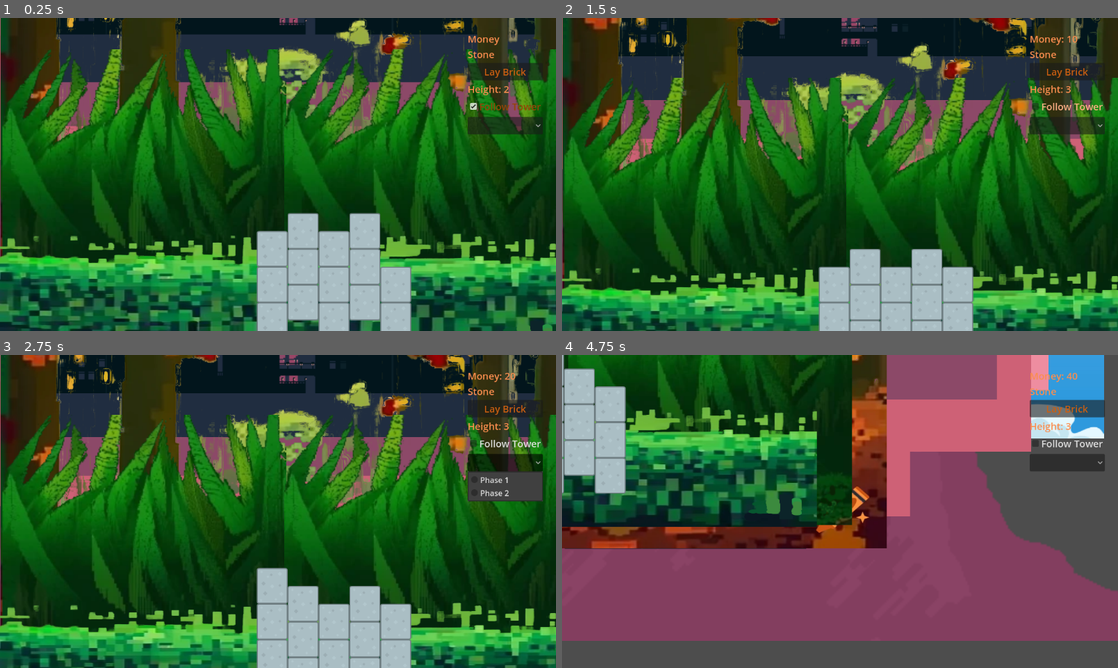
Above: before the commit, frames 1-4 (two rows, left to right).
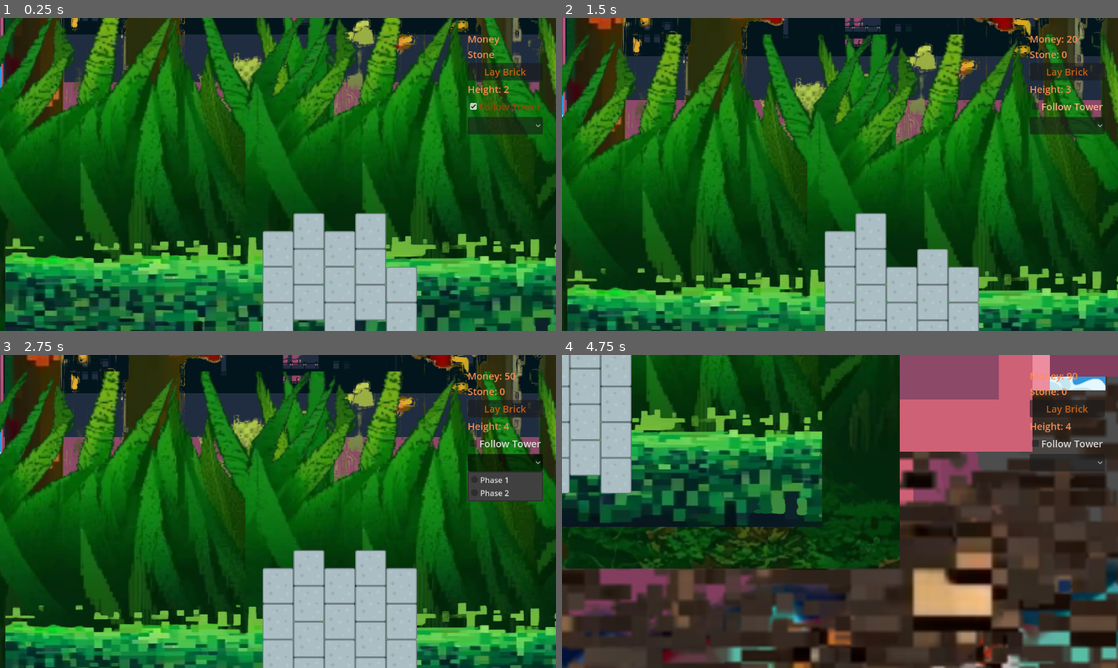
Above: after the commit, the same moments.

Repository: super-Colin/tower-builder
Game: Godot game, scene res://game.tscn
The game is run twice, just before and just after one commit, with the same random seed, the same clock (stepped at 60 frames per second) and the same inputs.
Inputs (mouse positions are in pixels of both pictures, inside the frame that each line leads up to):
- Up to frame 1 (0.25 s): no input
- Up to frame 2 (1.5 s): click "Lay Brick" at 0.5 s; click "Follow Tower" at 1.25 s
- Up to frame 3 (2.75 s): click (505, 461) at 2 s
- Up to frame 4 (4.75 s): move the mouse to (962, 495) at 2.77 s; hold Right (ui_right) 2.78-3.53 s; click (962, 495) at 2.92 s; move the mouse to (728, 527) at 3.52 s; hold Down (ui_down) 3.53-4.28 s; move the mouse to (895, 442) at 4.27 s; hold Right (ui_right) from 4.28 s (still down)

The runs differ from the first frame. In frame 1, 43% of the frame differs, in the area x 0-100%, y 0-100%; in frame 2, 43%; in frame 3, 43%; in frame 4, 67%.

Commit message:
added some art working on earth deleting logic '

Diff:
--- a/Configs.gd
+++ b/Configs.gd
@@ -4,7 +4,7 @@
 # Tower
 var widthInBricksPerLayer = 5
 # Money
-var moneyGenerationTime = 1.0 # seconds free money generation
+var moneyGenerationTime = 0.50 # seconds free money generation
 var moneyGenerationAmount = 10 # amount generated for free per money generation tick
-var brickCost_money = 1 # Cost to add a brick to the tower
-var brickCost_stone = 1 # Cost to add a brick to the tower
+var brickCost_money = 0 # Cost to add a brick to the tower
+var brickCost_stone = 0 # Cost to add a brick to the tower
--- a/Globals.gd
+++ b/Globals.gd
@@ -4,7 +4,11 @@
 
 
 # Any changes to Global variables should happen through the Events bus
-
+# Everything else should only use Globals for calculations
 var money = 0
 var stone = 0
+
+
+var currentPhase = 0
 var totalHeight = 0
+var currentDepth = 0
--- a/MainCamera.gd
+++ b/MainCamera.gd
@@ -25,9 +25,22 @@
 
 
 func centerOnTower():
+	centerOnTowerHorizontal()
+	centerOnTowerVertical()
+
+
+func centerOnTowerVertical():
 	if followTower:
 		$'.'.position.y = $"../Tower".brickHeight * (Globals.totalHeight - 5) * -1
-	pass
+
+
+func centerOnTowerHorizontal():
+	if followTower:
+		$'.'.position.x = $"../Tower".position.x
+
+
+
+
 
 func _toggleFollowTower():
 	print("toggle follow tower")
--- a/background.tscn
+++ b/background.tscn
@@ -1,46 +1,109 @@
-[gd_scene load_steps=11 format=3 uid="uid://83mj3x6kuvst"]
+[gd_scene load_steps=15 format=3 uid="uid://83mj3x6kuvst"]
 
+[ext_resource type="Texture2D" uid="uid://ff8geuxudhk6" path="res://earthWithLayers.png" id="1_6mbtr"]
 [ext_resource type="Texture2D" uid="uid://e50xijmgmejr" path="res://skyBg.png" id="1_ci263"]
 [ext_resource type="Texture2D" uid="uid://om3w8d0dhl6b" path="res://An_autumnal_magical_enchanted_forest_clear.png" id="1_tqemc"]
+[ext_resource type="Texture2D" uid="uid://bcqd502y7gyr2" path="res://Dirt1.webp" id="2_gmukp"]
 [ext_resource type="Texture2D" uid="uid://cvfm7uvn80vny" path="res://clouds.png" id="2_laok5"]
 [ext_resource type="Texture2D" uid="uid://bmf3vie1m2du0" path="res://city 2/2.png" id="2_q1bxy"]
+[ext_resource type="Texture2D" uid="uid://dxnh34kr4f55g" path="res://Dirt2.webp" id="2_syuub"]
 [ext_resource type="Texture2D" uid="uid://pmg3p4p7ht34" path="res://city 2/3.png" id="3_jrdcr"]
 [ext_resource type="Texture2D" uid="uid://c5jnple1n3rbt" path="res://city 2/4.png" id="4_bomxs"]
 [ext_resource type="Texture2D" uid="uid://80pxljuhevdp" path="res://city 2/5.png" id="5_yq1wy"]
 [ext_resource type="Texture2D" uid="uid://bxgry1hr8a7qe" path="res://city 2/6.png" id="6_ou0ob"]
 [ext_resource type="Texture2D" uid="uid://iwt0lo8brwfv" path="res://Grass.png" id="7_fojuc"]
+[ext_resource type="PackedScene" uid="uid://db3ble3gdetj5" path="res://mine.tscn" id="8_4ss1e"]
 [ext_resource type="Texture2D" uid="uid://dsi670i2jb0k5" path="res://Grass2.png" id="8_ekrwc"]
 
 [node name="Background" type="Node2D"]
 position = Vector2(0, -851)
 metadata/_edit_horizontal_guides_ = [-336.0]
 
-[node name="CityParallaxBackground" type="ParallaxBackground" parent="."]
-offset = Vector2(0, 100)
-transform = Transform2D(1, 0, 0, 1, 0, 100)
+[node name="EarthParallaxBackground" type="ParallaxBackground" parent="."]
 
-[node name="ParallaxLayer6" type="ParallaxLayer" parent="CityParallaxBackground"]
+[node name="EarthParallaxLayer" type="ParallaxLayer" parent="EarthParallaxBackground"]
+motion_scale = Vector2(0.05, 0.05)
+
+[node name="TransformedEarth" type="Sprite2D" parent="EarthParallaxBackground/EarthParallaxLayer"]
+position = Vector2(674, 2167)
+rotation = 0.909317
+scale = Vector2(4.32697, 4.32697)
+texture = ExtResource("1_6mbtr")
+
+[node name="DirtParallaxLayer1" type="ParallaxLayer" parent="EarthParallaxBackground"]
+motion_scale = Vector2(0.1, 0.1)
+
+[node name="Dirt2" type="Sprite2D" parent="EarthParallaxBackground/DirtParallaxLayer1"]
+position = Vector2(730, 520)
+scale = Vector2(9, 9)
+texture = ExtResource("2_syuub")
+
+[node name="DirtParallaxLayer2" type="ParallaxLayer" parent="EarthParallaxBackground"]
+motion_scale = Vector2(0.15, 0.15)
+
+[node name="Dirt1" type="Sprite2D" parent="EarthParallaxBackground/DirtParallaxLayer2"]
+position = Vector2(704, 1133)
+scale = Vector2(8.11719, 8.11719)
+texture = ExtResource("2_gmukp")
+
+[node name="SkyParallaxBackground" type="ParallaxBackground" parent="."]
+
+[node name="ParallaxLayer" type="ParallaxLayer" parent="SkyParallaxBackground"]
 motion_scale = Vector2(0.3, 0.3)
 
-[node name="SkyBg" type="Sprite2D" parent="CityParallaxBackground/ParallaxLayer6"]
+[node name="SkyBg" type="Sprite2D" parent="SkyParallaxBackground/ParallaxLayer"]
 z_index = -1000
 z_as_relative = false
 position = Vector2(616, -567)
 scale = Vector2(1.444, 1.444)
 texture = ExtResource("1_ci263")
 
-[node name="ParallaxLayer7" type="ParallaxLayer" parent="CityParallaxBackground"]
+[node name="SkyBg2" type="Sprite2D" parent="SkyParallaxBackground/ParallaxLayer"]
+z_index = -1000
+z_as_relative = false
+position = Vector2(616, -2002)
+scale = Vector2(1.444, 1.444)
+texture = ExtResource("1_ci263")
+
+[node name="SkyBg3" type="Sprite2D" parent="SkyParallaxBackground/ParallaxLayer"]
+z_index = -1000
+z_as_relative = false
+position = Vector2(616, -3442)
+scale = Vector2(1.444, 1.444)
+texture = ExtResource("1_ci263")
+
+[node name="justCloudsParallaxLayer" type="ParallaxLayer" parent="SkyParallaxBackground"]
 motion_scale = Vector2(0.7, 0.7)
 
-[node name="Clouds" type="Sprite2D" parent="CityParallaxBackground/ParallaxLayer7"]
+[node name="Clouds" type="Sprite2D" parent="SkyParallaxBackground/justCloudsParallaxLayer"]
 position = Vector2(674, -1266.25)
 scale = Vector2(1.686, 2.6315)
 texture = ExtResource("2_laok5")
 
-[node name="Clouds2" type="Sprite2D" parent="CityParallaxBackground/ParallaxLayer7"]
+[node name="Clouds2" type="Sprite2D" parent="SkyParallaxBackground/justCloudsParallaxLayer"]
 position = Vector2(1100, -3646)
 scale = Vector2(3.19, 2.6315)
+skew = -0.567232
 texture = ExtResource("2_laok5")
+
+[node name="Clouds3" type="Sprite2D" parent="SkyParallaxBackground/justCloudsParallaxLayer"]
+position = Vector2(388, -4961)
+scale = Vector2(3.19, 2.6315)
+skew = 0.593412
+texture = ExtResource("2_laok5")
+
+[node name="MineParallaxBackground" type="ParallaxBackground" parent="."]
+
+[node name="ParallaxLayer" type="ParallaxLayer" parent="MineParallaxBackground"]
+motion_scale = Vector2(0.15, 0.15)
+
+[node name="Mine" parent="MineParallaxBackground/ParallaxLayer" instance=ExtResource("8_4ss1e")]
+position = Vector2(-986, -1210)
+scale = Vector2(2, 2)
+
+[node name="CityParallaxBackground" type="ParallaxBackground" parent="."]
+offset = Vector2(0, 100)
+transform = Transform2D(1, 0, 0, 1, 0, 100)
 
 [node name="ParallaxLayer" type="ParallaxLayer" parent="CityParallaxBackground"]
 motion_scale = Vector2(0.2, 0.2)
@@ -98,23 +161,28 @@
 texture = ExtResource("1_tqemc")
 centered = false
 
-[node name="ParallaxLayer" type="ParallaxLayer" parent="ForestParallaxBackground"]
+[node name="Grass 2" type="ParallaxLayer" parent="ForestParallaxBackground"]
 motion_scale = Vector2(0.8, 0.8)
 
-[node name="Grass1-1" type="Sprite2D" parent="ForestParallaxBackground/ParallaxLayer"]
+[node name="Grass1-1" type="Sprite2D" parent="ForestParallaxBackground/Grass 2"]
 position = Vector2(297, 277)
-scale = Vector2(2.29688, 2.29688)
+scale = Vector2(3, 3)
 texture = ExtResource("7_fojuc")
 
-[node name="Grass1-2" type="Sprite2D" parent="ForestParallaxBackground/ParallaxLayer"]
+[node name="Grass1-2" type="Sprite2D" parent="ForestParallaxBackground/Grass 2"]
 position = Vector2(881, 277)
-scale = Vector2(2.29688, 2.29688)
+scale = Vector2(3, 3)
 texture = ExtResource("7_fojuc")
 
-[node name="ParallaxLayer2" type="ParallaxLayer" parent="ForestParallaxBackground"]
+[node name="GrassForeground" type="ParallaxLayer" parent="ForestParallaxBackground"]
 motion_scale = Vector2(0.9, 0.9)
 
-[node name="Grass2" type="Sprite2D" parent="ForestParallaxBackground/ParallaxLayer2"]
+[node name="Grass2" type="Sprite2D" parent="ForestParallaxBackground/GrassForeground"]
 position = Vector2(586, 355)
 scale = Vector2(1.14844, 0.484375)
 texture = ExtResource("8_ekrwc")
+
+[node name="MineParallaxBackground2" type="ParallaxBackground" parent="."]
+
+[node name="ParallaxLayer" type="ParallaxLayer" parent="MineParallaxBackground2"]
+motion_scale = Vector2(0.15, 0.15)
Binary file added: Dirt1.webp
Not shown, added: Dirt1.webp.import
Binary file added: Dirt2.webp
Not shown, added: Dirt2.webp.import
Binary file added: Earth3.png
Not shown, added: Earth3.png.import
Binary file added: dualColorEarth.webp
Not shown, added: dualColorEarth.webp.import
Binary file added: earthWithLayers.png
Not shown, added: earthWithLayers.png.import
Binary file added: transformedEarth.png
Not shown, added: transformedEarth.png.import
